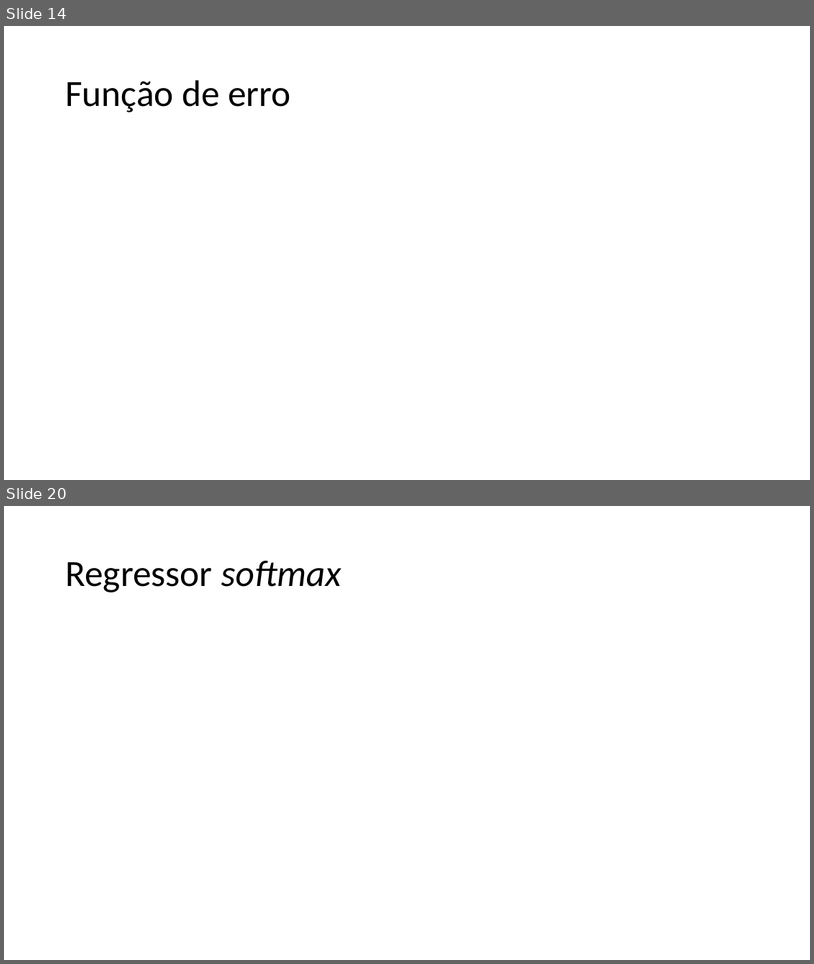
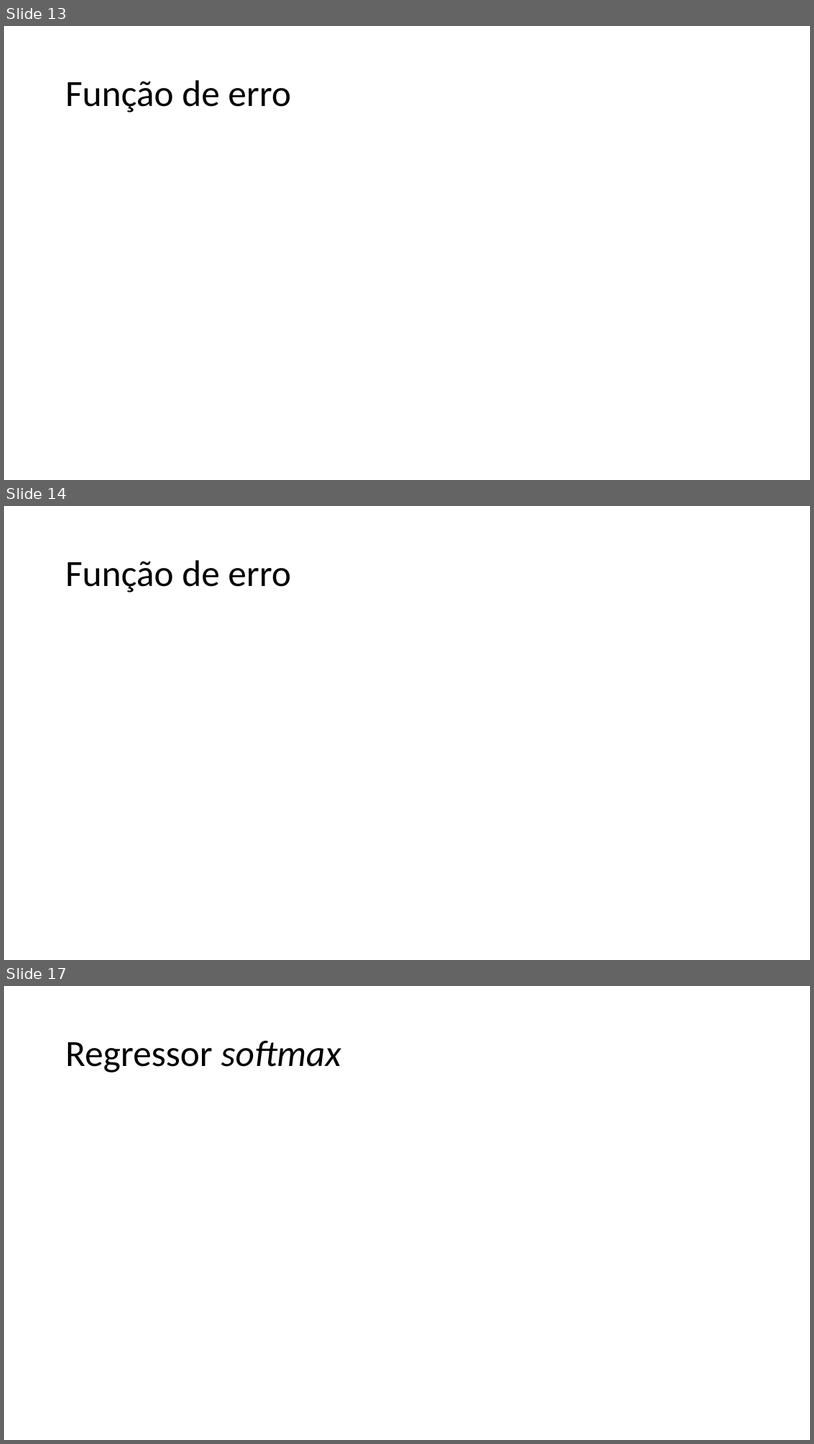
Before and after one commit to zz4fap/c24_inteligencia_artificial, a slide deck: slides/C24_Regressor_Softmax.pptx. Shown one above the other, each under a label of ours: slides 14 and 20 before the commit, slides 13, 14 and 17 after it; the slides between them are not shown. The pictures are 814x964 and 814x1444 pixels, drawn with LibreOffice and Linux fonts; fonts in the diff are those of the drawing; grey boxes stand for pictures. Boxes give left, top, right and bottom in pixels: in the first picture for what was removed or moved away, otherwise in the second. Text is boxed around its words. In the diff, an @@ line names an element or a change of style, - is before the commit and + after.

```diff
--- a/slides/C24_Regressor_Softmax.pptx
+++ b/slides/C24_Regressor_Softmax.pptx
@@ slide 14 added at bbox=[4, 506, 810, 960], background #FFFFFF @@
@@ title added at bbox=[65, 560, 291, 592], 44 pt, text #000000 @@
+Função de erro
@@ what was slide 14 is now slide 13 @@
@@ what was slide 20 is now slide 17 @@
```
Also in this commit, not shown: 3 slides changed, 4 other slides added, 12 slides removed, 2 other files.
